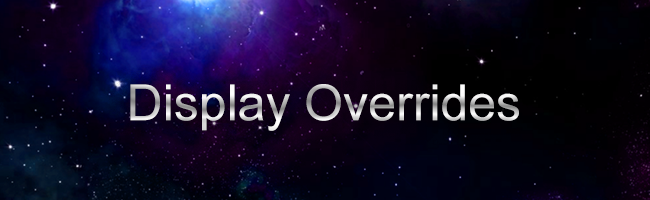
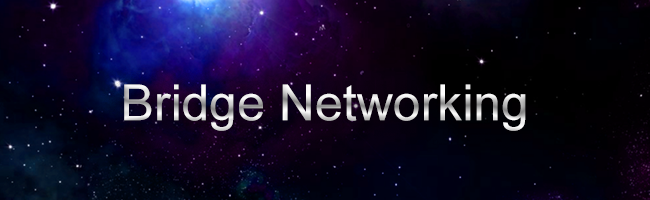
The second (650, 200) image is a revision of the first. Changes to its layers:
renamed "Display Overrides" to "Bridge Networking", painted on it over bbox(124, 84, 526, 131)
